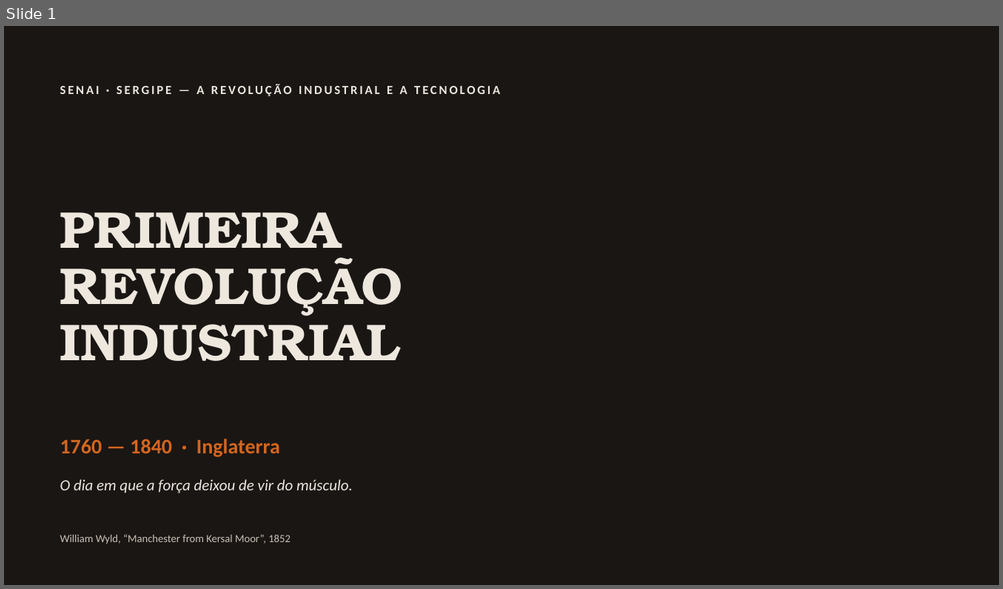
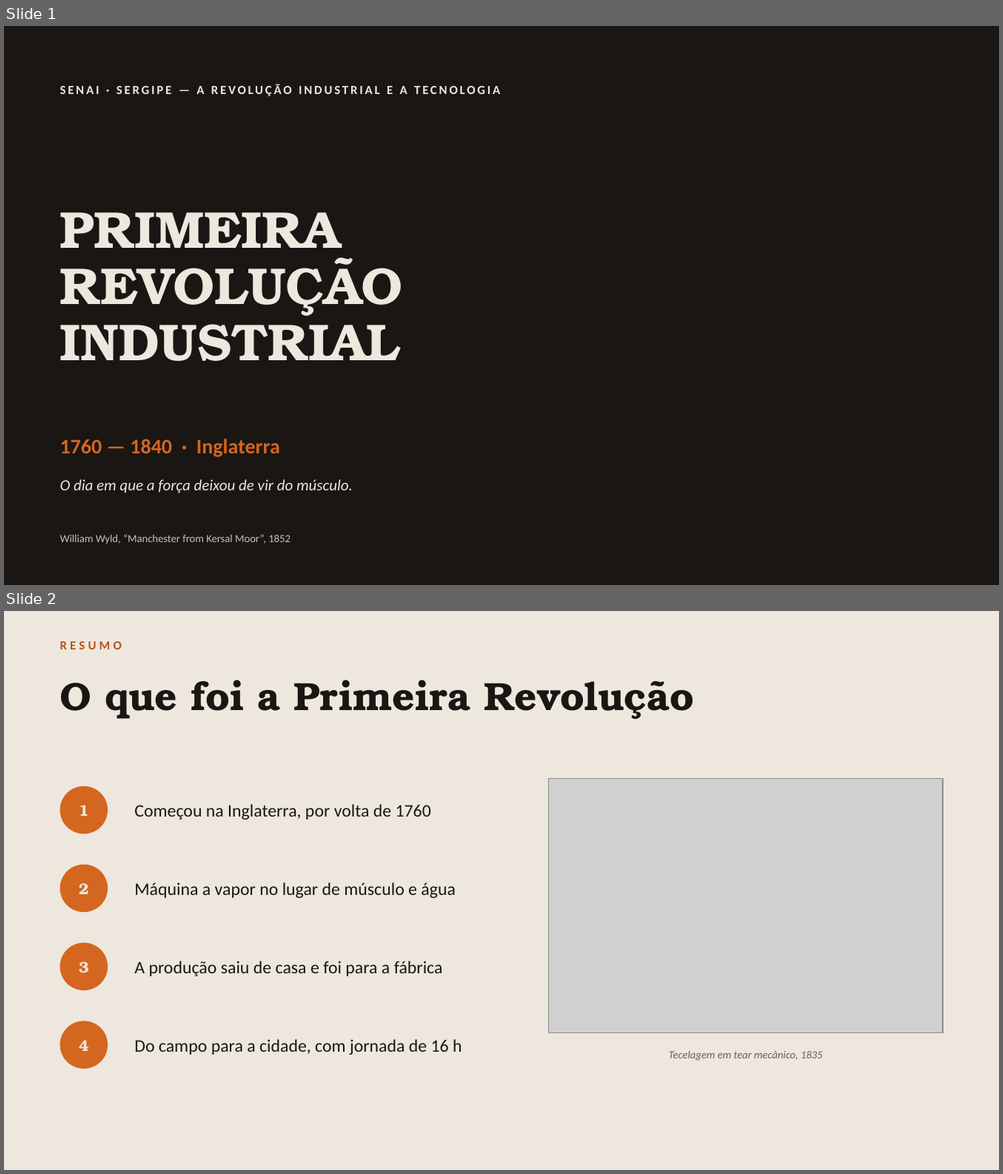
Before and after one commit to guirab734/industry, a slide deck: docs/primeira-revolucao-industrial.pptx. Shown one above the other, each under a label of ours: slide 1 before the commit, slides 1 and 2 after it. The pictures are 1003x589 and 1003x1174 pixels, drawn with LibreOffice and Linux fonts; fonts in the diff are those of the drawing; grey boxes stand for pictures; background and template pictures are left out. Boxes give left, top, right and bottom in pixels: in the first picture for what was removed or moved away, otherwise in the second. Text is boxed around its words. In the diff, an @@ line names an element or a change of style, - is before the commit and + after.

Commit message:
Slide reduzido a três: capa, resumo e as cinco perguntas
De 10 para 3 slides, mantendo a estética e a capa intactas.

O conteúdo dos oito slides intermediários vira quatro tópicos de uma
linha cada — onde começou, o que a máquina a vapor substituiu, a
produção indo para a fábrica e o custo para o trabalhador — ao lado da
gravura de tecelagem de 1835.

A explicação de cada tópico e as respostas das cinco perguntas ficam nas
notas de orador, para serem faladas em vez de lidas na tela.

Créditos das imagens numa linha no rodapé do último slide.

```diff
--- a/docs/primeira-revolucao-industrial.pptx
+++ b/docs/primeira-revolucao-industrial.pptx
@@ slide 2 added at bbox=[4, 611, 999, 1170], background #EDE7DE @@
@@ text added at bbox=[60, 641, 122, 649], 12 pt, text #B85419, bold @@
+RESUMO
@@ text added at bbox=[60, 680, 694, 719], 38 pt, text #1A1614, bold @@
+O que foi a Primeira Revolução
@@ ellipse added at bbox=[60, 786, 108, 834], fill #D4661F @@
@@ picture added at bbox=[549, 779, 942, 1034] @@
@@ text added at bbox=[79, 805, 89, 816], 15 pt, text #EDE7DE, bold @@
+1
@@ text added at bbox=[134, 804, 431, 820], 17 pt, text #1A1614 @@
+Começou na Inglaterra, por volta de 1760
@@ ellipse added at bbox=[60, 865, 108, 912], fill #D4661F @@
@@ text added at bbox=[79, 883, 89, 894], 15 pt, text #EDE7DE, bold @@
+2
@@ text added at bbox=[134, 883, 455, 898], 17 pt, text #1A1614 @@
+Máquina a vapor no lugar de músculo e água
@@ ellipse added at bbox=[60, 943, 108, 991], fill #D4661F @@
@@ text added at bbox=[79, 962, 89, 974], 15 pt, text #EDE7DE, bold @@
+3
@@ text added at bbox=[134, 961, 443, 977], 17 pt, text #1A1614 @@
+A produção saiu de casa e foi para a fábrica
@@ ellipse added at bbox=[60, 1022, 108, 1069], fill #D4661F @@
@@ text added at bbox=[79, 1040, 89, 1051], 15 pt, text #EDE7DE, bold @@
+4
@@ text added at bbox=[134, 1039, 462, 1055], 17 pt, text #1A1614 @@
+Do campo para a cidade, com jornada de 16 h
@@ text added at bbox=[669, 1051, 822, 1061], 10.5 pt, text #6B615A, italic @@
+Tecelagem em tear mecânico, 1835
```
Also in this commit, not shown: 1 slide changed, 8 slides removed, 1 other file.
